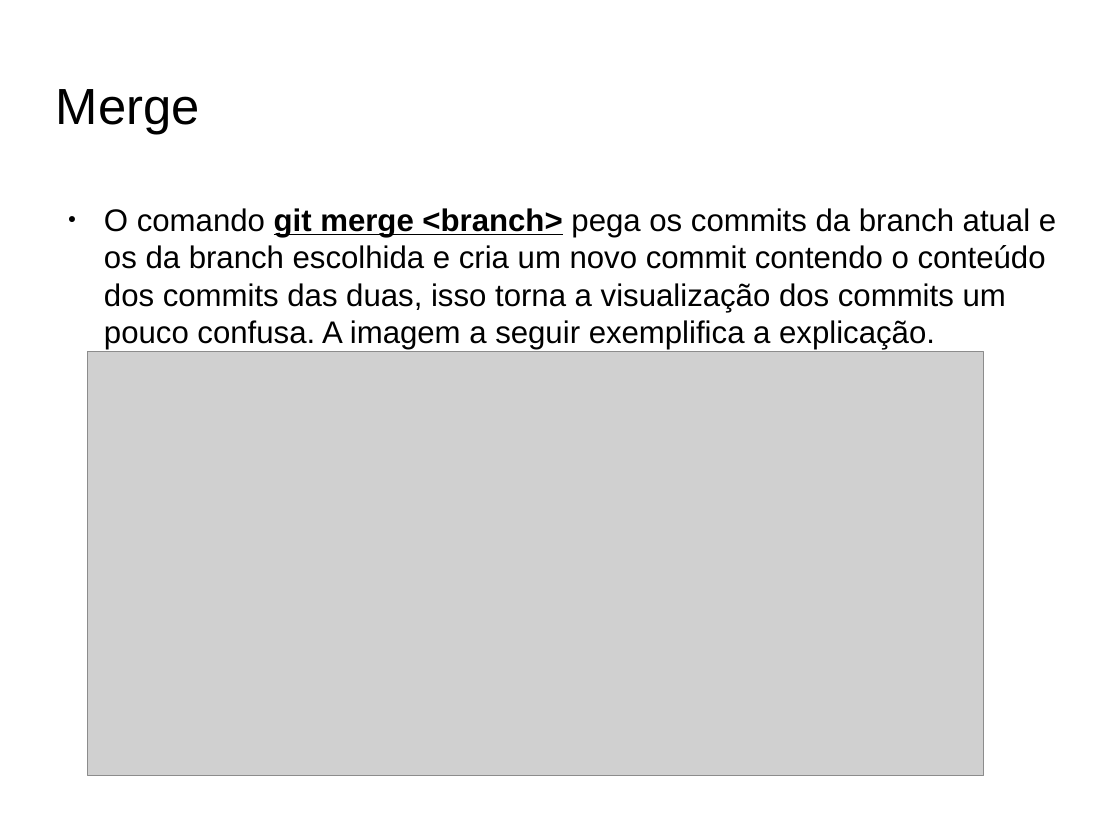
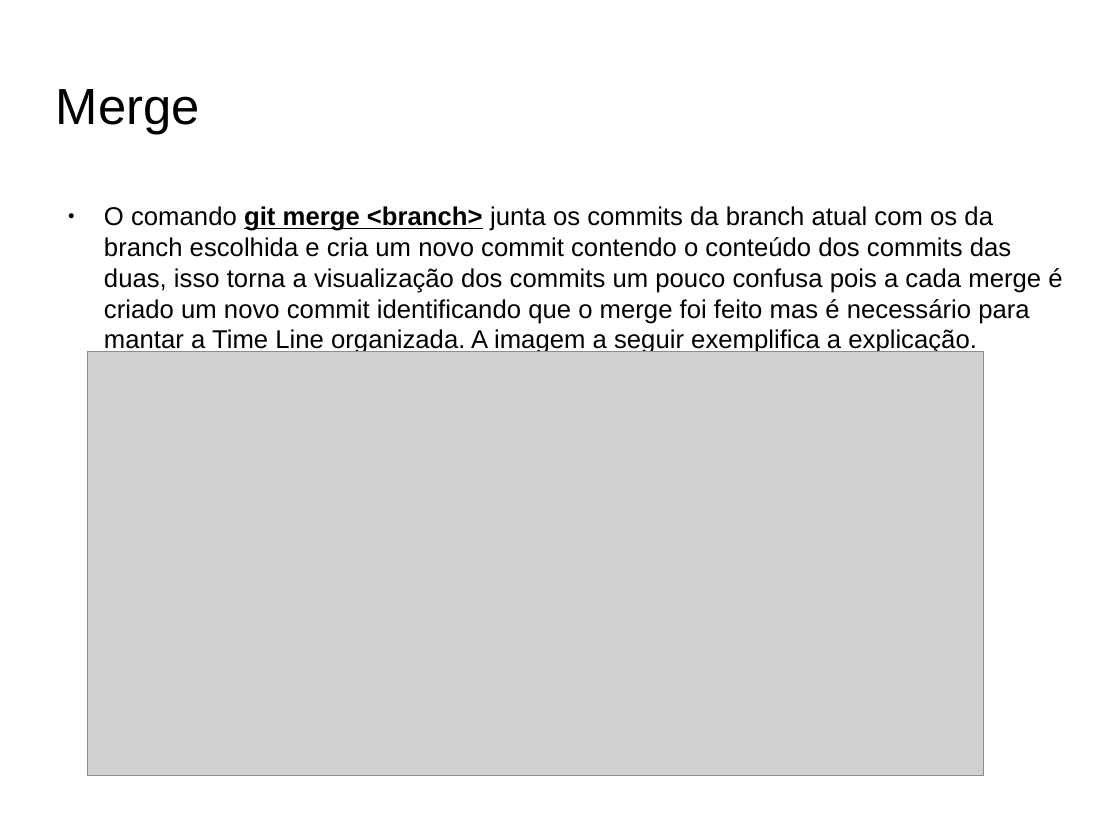
Before and after one commit to fabioads/apresentacao-git, a slide deck: slide 8 of Aprensentacao-GitHub.odp. Drawn at 1120x840 pixels with LibreOffice and Linux fonts; fonts in the diff are those of the drawing; grey boxes stand for pictures; background and template pictures are left out. Boxes give left, top, right and bottom in pixels: in the first picture for what was removed or moved away, otherwise in the second. Text is boxed around its words. In the diff, an @@ line names an element or a change of style, - is before the commit and + after.

```diff
--- a/Aprensentacao-GitHub.odp
+++ b/Aprensentacao-GitHub.odp
@@ text at (104, 206, 1062, 355): text changed; size 22.1 to 18.2 pt @@
-● O comando git merge <branch> pega os commits da branch atual e os da branch escolhida e cria um novo commit contendo o conteúdo dos commits das duas, isso torna a visualização dos commits um pouco confusa. A imagem a seguir exemplifica a explicação.
+● O comando git merge <branch> junta os commits da branch atual com os da branch escolhida e cria um novo commit contendo o conteúdo dos commits das duas, isso torna a visualização dos commits um pouco confusa pois a cada merge é criado um novo commit identificando que o merge foi feito mas é necessário para mantar a Time Line organizada. A imagem a seguir exemplifica a explicação.
```
Also in this commit, not shown: 16 other slides changed, 1 slide added.
